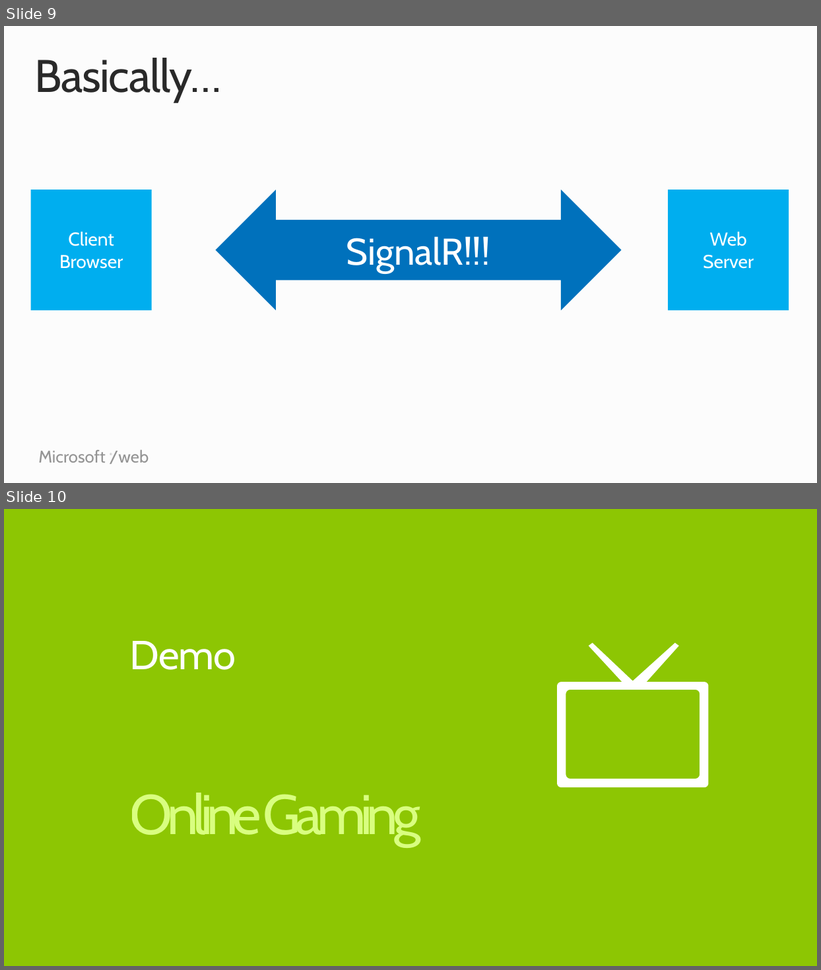
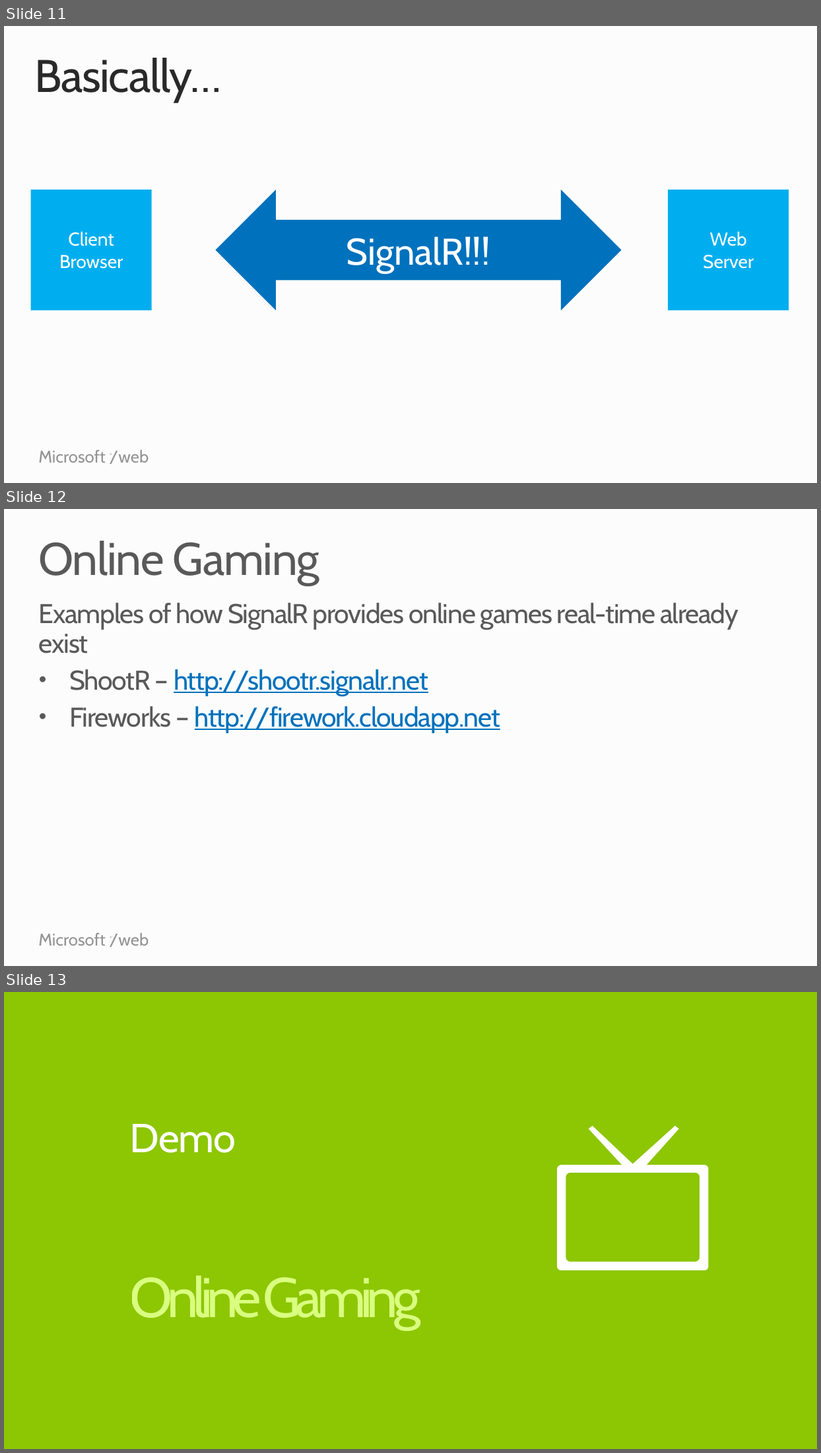
Before and after one commit to Microsoft-Web/PRESENTATION-RealtimeCommunicationsWithSignalR, a slide deck: RealtimeCommunicationsWithSignalR.pptx. Shown one above the other, each under a label of ours: slides 9 and 10 before the commit, slides 11, 12 and 13 after it. The pictures are 821x970 and 821x1453 pixels, drawn with LibreOffice and Linux fonts; fonts in the diff are those of the drawing. Boxes give left, top, right and bottom in pixels: in the first picture for what was removed or moved away, otherwise in the second. Text is boxed around its words. In the diff, an @@ line names an element or a change of style, - is before the commit and + after.

```diff
--- a/RealtimeCommunicationsWithSignalR.pptx
+++ b/RealtimeCommunicationsWithSignalR.pptx
@@ slide 12 added at box(4, 509, 817, 966), background #FCFCFC; not listed: 2 template elements that a slide beside it also shows @@
@@ title added at box(38, 541, 319, 586), 54 pt, text #595959 @@
+Online Gaming
@@ text added at box(39, 603, 739, 733), 32 pt, text #595959 @@
+Examples of how SignalR provides online games real-time already exist
+• ShootR – http://shootr.signalr.net
+• Fireworks – http://firework.cloudapp.net
@@ what was slide 9 is now slide 11 @@
@@ what was slide 10 is now slide 13 @@
```
Also in this commit, not shown: 1 slide changed, 1 other slide added, 1 slide removed, 1 other file.
